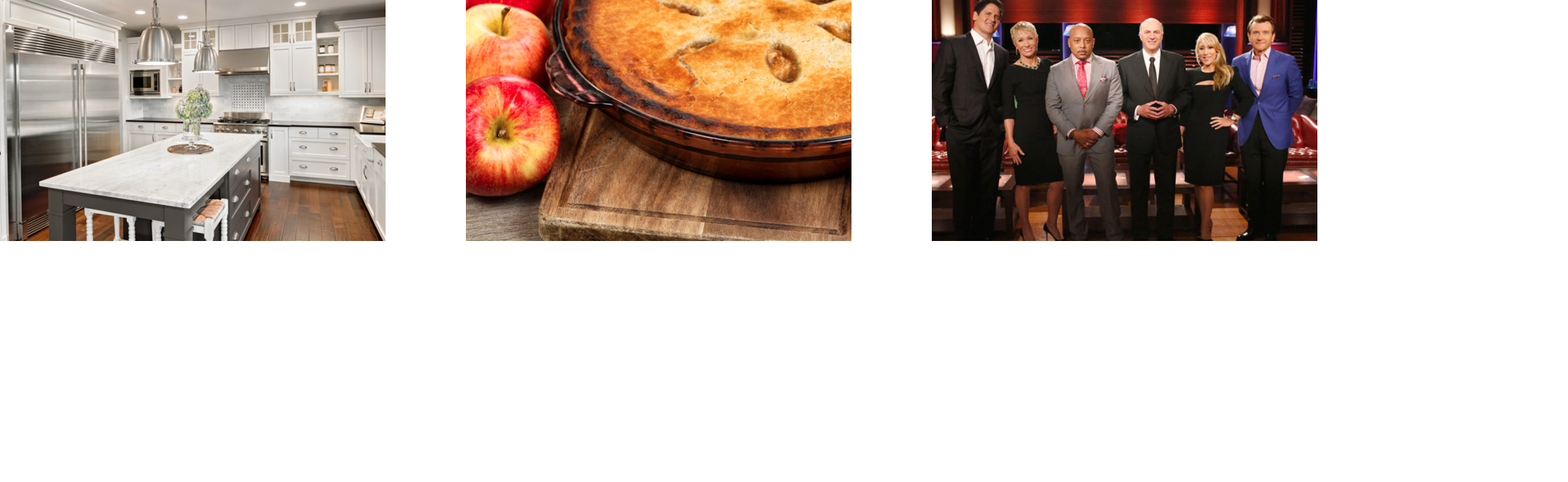
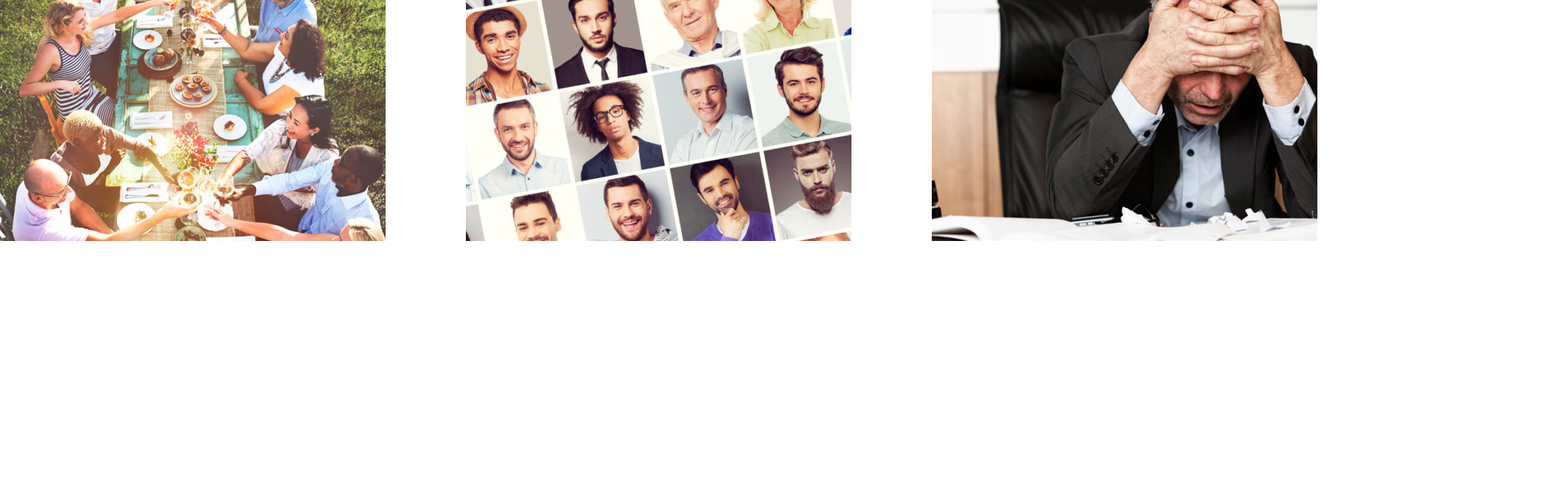
The second w=1568, h=482 image is a revision of the first. Changes to its layers:
"story-1": blend pass through → normal over [0, 0, 386, 241]
renamed "Layer 4" to "Layer 7", painted on it over [0, 0, 386, 241]
"story-2": blend pass through → normal over [357, 0, 960, 241]
renamed "Layer 5" to "Layer 8", painted on it over [357, 0, 960, 241]
"story-3": blend pass through → normal over [845, 0, 1318, 241]
renamed "Layer 6" to "Layer 9", painted on it over [845, 0, 1318, 241]
